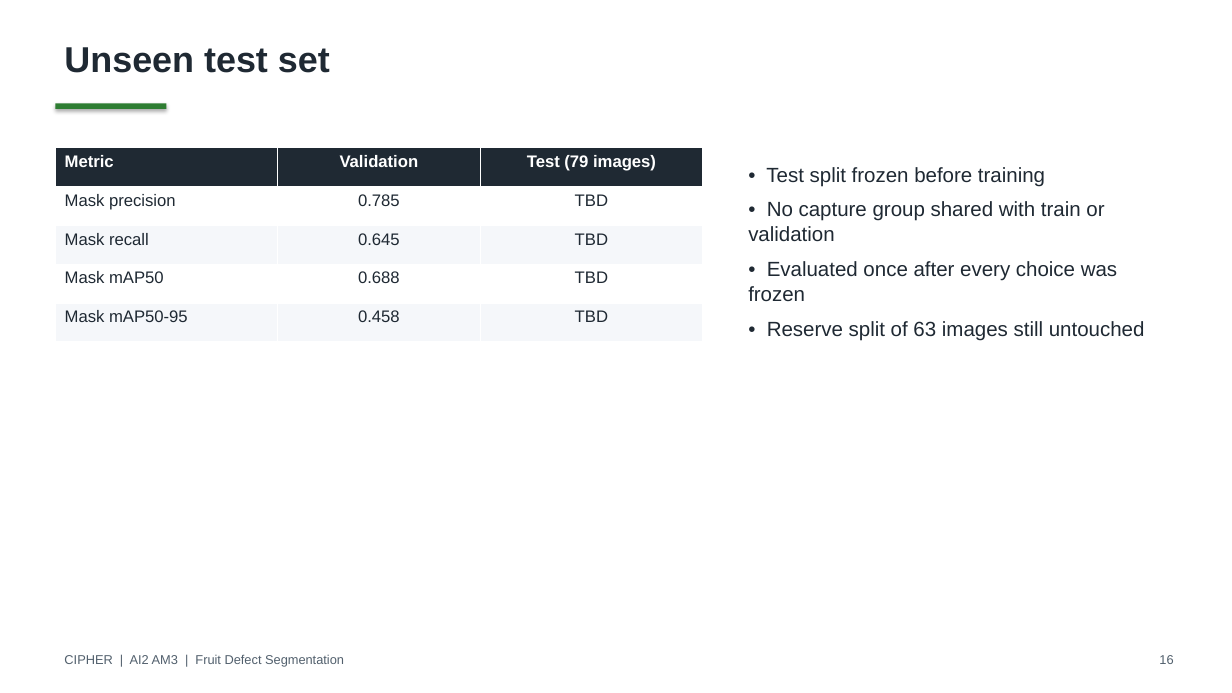
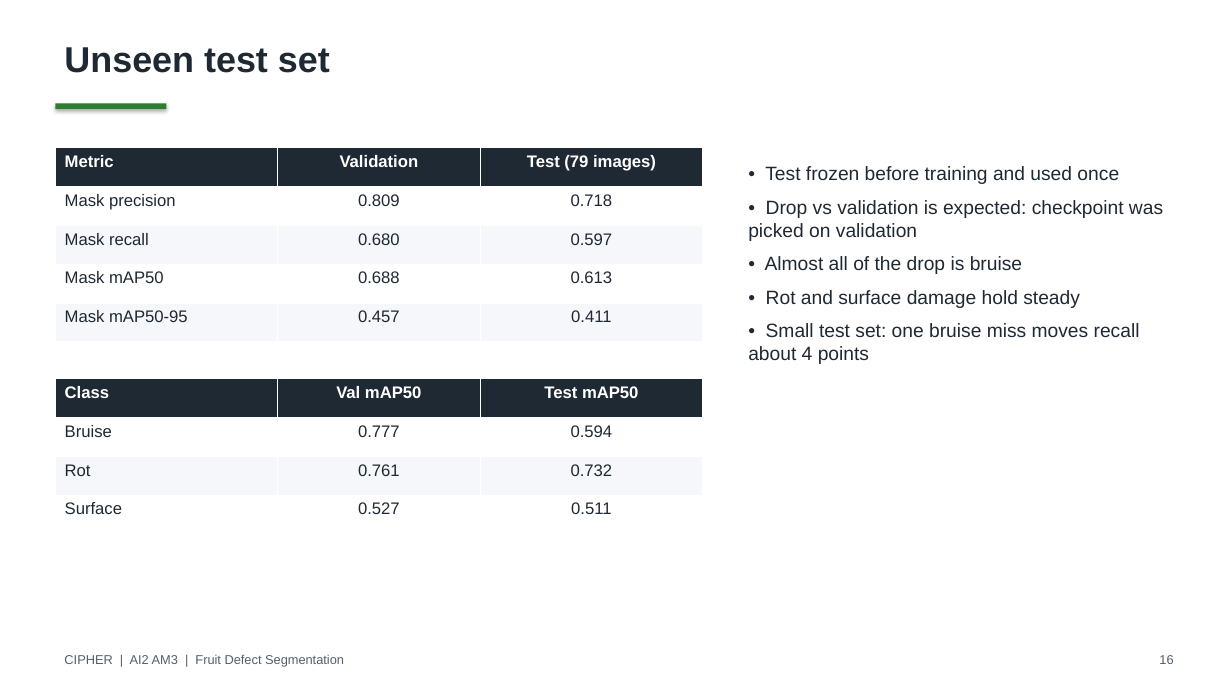
Before and after one commit to deangg/instancesegmentation, a slide deck: slide 16 of slides/CIPHER_AI2_Final_Defense.pptx. Drawn at 1232x693 pixels with LibreOffice and Linux fonts; fonts in the diff are those of the drawing. Boxes give left, top, right and bottom in pixels: in the first picture for what was removed or moved away, otherwise in the second. Text is boxed around its words. In the diff, an @@ line names an element or a change of style, - is before the commit and + after.

```diff
--- a/slides/CIPHER_AI2_Final_Defense.pptx
+++ b/slides/CIPHER_AI2_Final_Defense.pptx
@@ table at [55,148,702,342] @@
-row 2, column 2: 0.785
+row 2, column 2: 0.809
-row 2, column 3: TBD
+row 2, column 3: 0.718
-row 3, column 2: 0.645
+row 3, column 2: 0.680
-row 3, column 3: TBD
+row 3, column 3: 0.597
-row 4, column 3: TBD
+row 4, column 3: 0.613
-row 5, column 2: 0.458
+row 5, column 2: 0.457
-row 5, column 3: TBD
+row 5, column 3: 0.411
@@ text at [748,166,1163,364]: text changed; size 16 to 15 pt @@
-• Test split frozen before training
-• No capture group shared with train or validation
-• Evaluated once after every choice was frozen
-• Reserve split of 63 images still untouched
+• Test frozen before training and used once
+• Drop vs validation is expected: checkpoint was picked on validation
+• Almost all of the drop is bruise
+• Rot and surface damage hold steady
+• Small test set: one bruise miss moves recall about 4 points
@@ table added at [55,379,702,534], 4 rows, 3 columns @@
+Class | Val mAP50 | Test mAP50
+Bruise | 0.777 | 0.594
+Rot | 0.761 | 0.732
+Surface | 0.527 | 0.511
```
Also in this commit, not shown: 9 other slides changed, 13 other files.
